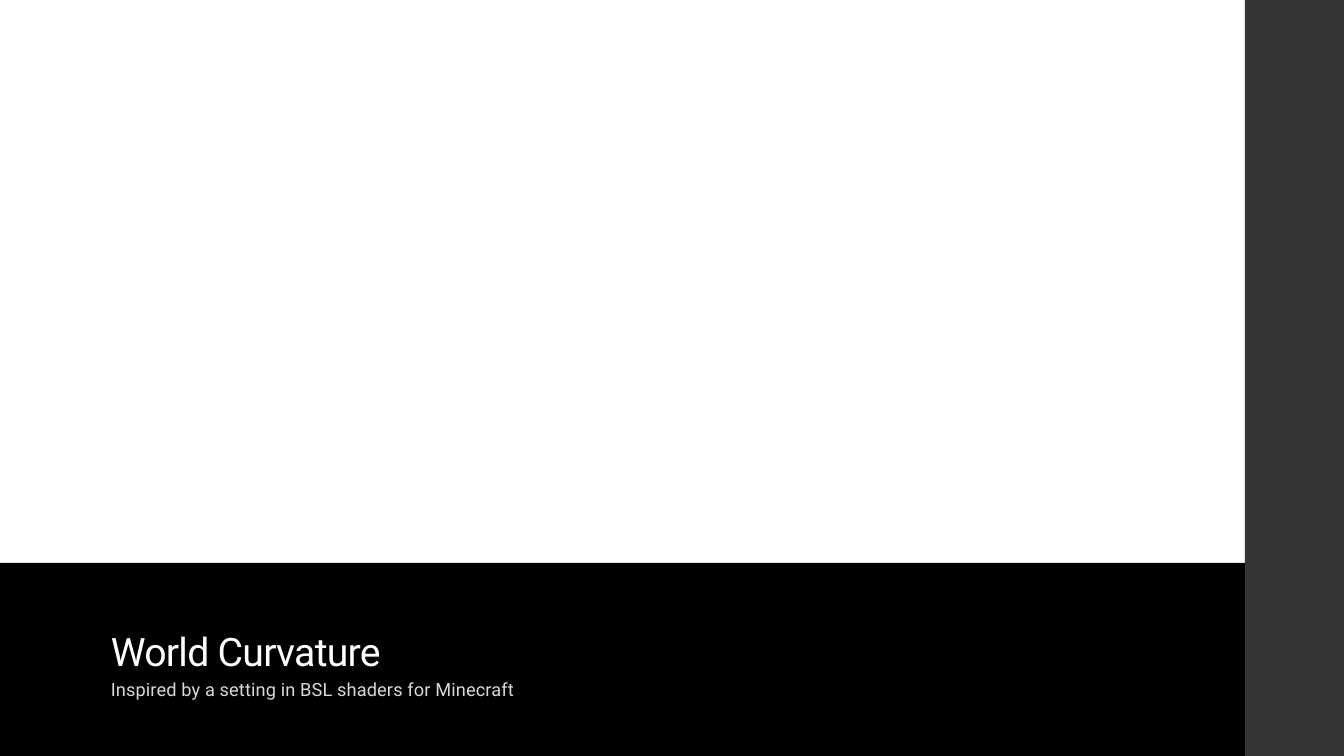
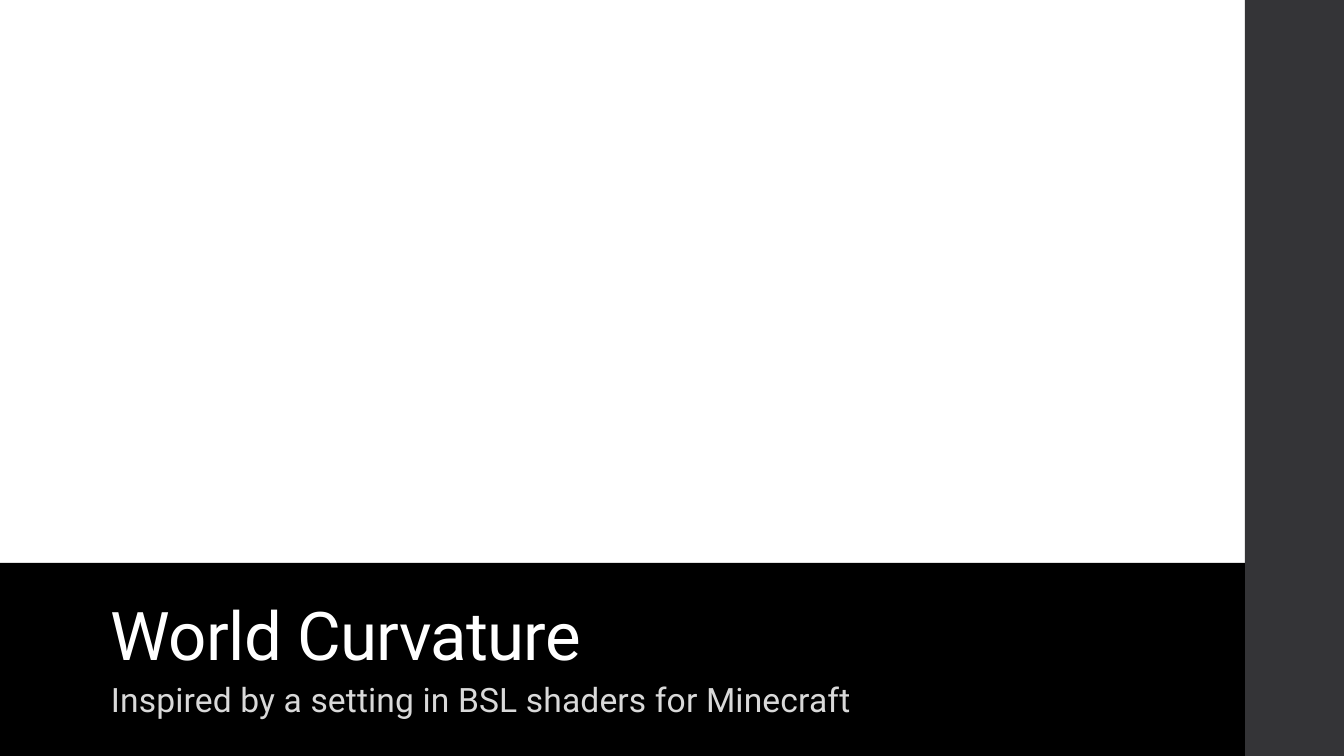
Before and after one commit to sandint2011/mc-shader-exploration, a slide deck: slide 9 of Final Presentation Tucker-Spencer.pptx. Drawn at 1344x756 pixels with LibreOffice and Linux fonts; fonts in the diff are those of the drawing. Boxes give left, top, right and bottom in pixels: in the first picture for what was removed or moved away, otherwise in the second. Text is boxed around its words. In the diff, an @@ line names an element or a change of style, - is before the commit and + after.

Commit message:
Increase presentation font size

```diff
--- a/Final Presentation Tucker-Spencer.pptx
+++ b/Final Presentation Tucker-Spencer.pptx
@@ title "World Curvature" at <box>111,609,581,661</box>: size 28 to 48 pt @@
@@ text "Inspired by a setting in ..." at <box>111,686,850,719</box>: size 13 to 24 pt @@
```
Also in this commit, not shown: 8 other slides changed.
